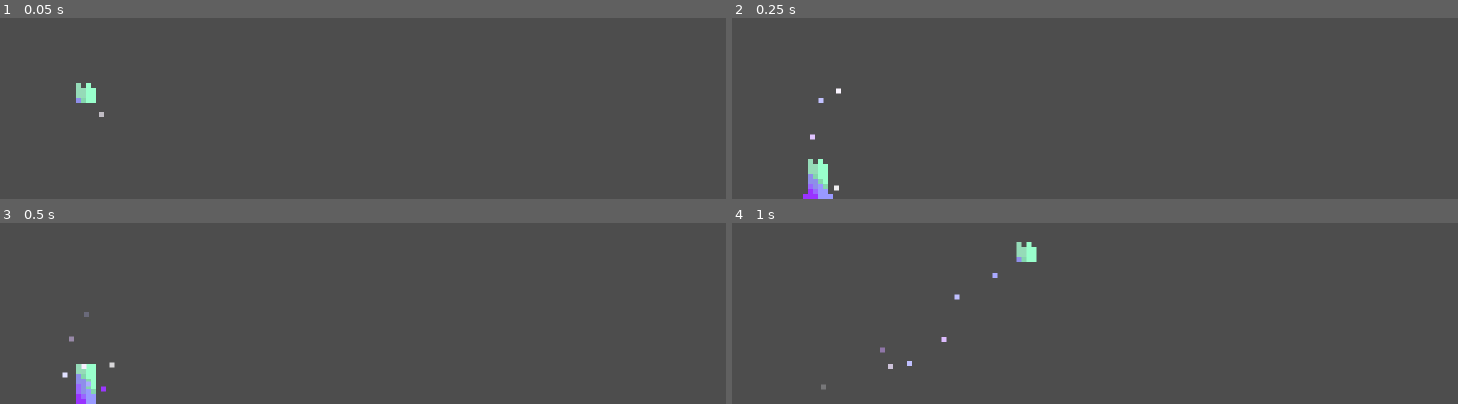
Above: before the commit, frames 1-4 (two rows, left to right).
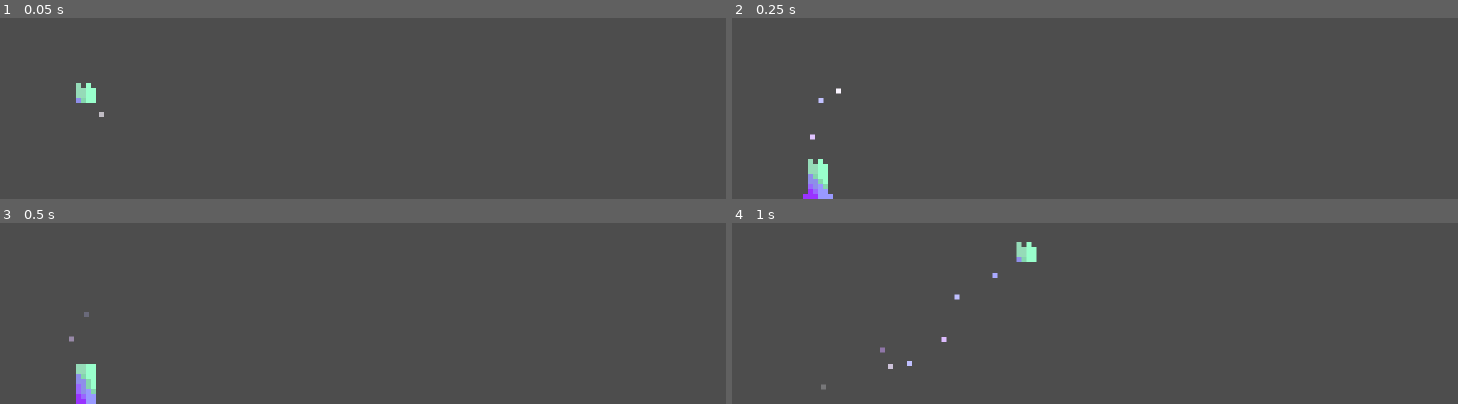
Above: after the commit, the same moments.

Repository: mu142857/Phage
Game: Godot game, scene res://levels/test/test.tscn
Two runs of this game, one before a commit and one after it. Both use one fixed random seed, a clock stepped at 60 frames per second and the inputs below. The project has no main scene, so this scene is started directly.
Inputs:
- Up to frame 1 (0.05 s): no input
- Up to frame 2 (0.25 s): no input
- Up to frame 3 (0.5 s): no input
- Up to frame 4 (1 s): hold D (move_right) from 0.53 s (still down); tap Space (jump) at 0.77 s

Frame 1 is identical in both runs. In frame 2, less than 0.1% of the frame differs, in the area x 14-15%, y 92-96%; in frame 3, 0.1%, in the area x 8-16%, y 76-94%; in frame 4, nothing differs.

Commit message:
Toggle player walking particles by state

Diff:
--- a/phage-0.0/entities/player/player.gd
+++ b/phage-0.0/entities/player/player.gd
@@ -35,6 +35,7 @@
 @onready var sprite: AnimatedSprite2D = $AnimatedSprite2D
 @onready var collision_normal: CollisionShape2D = $CollisionNormal
 @onready var collision_ball: CollisionShape2D = $CollisionBall
+@onready var walking_effect: GPUParticles2D = $PlayerWalkingEffect
 @onready var state_machine: StateManager = $StateMachine
 
 # ============================================================
@@ -72,6 +73,10 @@
 	collision_normal.disabled = enabled
 	collision_ball.disabled = not enabled
 
+func set_walking_effect(enabled: bool) -> void:
+	if is_instance_valid(walking_effect):
+		walking_effect.emitting = enabled
+
 func set_facing_direction(direction: int) -> void:
 	if direction == 0:
 		return
--- a/phage-0.0/entities/player/player_fall(3).gd
+++ b/phage-0.0/entities/player/player_fall(3).gd
@@ -5,6 +5,7 @@
 	var player := host as Player
 	if player == null:
 		return
+	player.set_walking_effect(true)
 	if is_instance_valid(player.sprite):
 		player.sprite.play(&"Fall")
 
--- a/phage-0.0/entities/player/player_idle(1).gd
+++ b/phage-0.0/entities/player/player_idle(1).gd
@@ -5,6 +5,7 @@
 	var player := host as Player
 	if player == null:
 		return
+	player.set_walking_effect(false)
 	if is_instance_valid(player.sprite):
 		player.sprite.play(&"Idle")
 
--- a/phage-0.0/entities/player/player_jump(4).gd
+++ b/phage-0.0/entities/player/player_jump(4).gd
@@ -8,6 +8,7 @@
 	if player == null:
 		return
 	jump_hold_elapsed = 0.0
+	player.set_walking_effect(true)
 	player.velocity.y = player.JUMP_SPEED
 	if is_instance_valid(player.sprite):
 		player.sprite.play(&"Jump")
--- a/phage-0.0/entities/player/player_run(2).gd
+++ b/phage-0.0/entities/player/player_run(2).gd
@@ -5,6 +5,7 @@
 	var player := host as Player
 	if player == null:
 		return
+	player.set_walking_effect(true)
 	if is_instance_valid(player.sprite):
 		player.sprite.play(&"Run")
 
